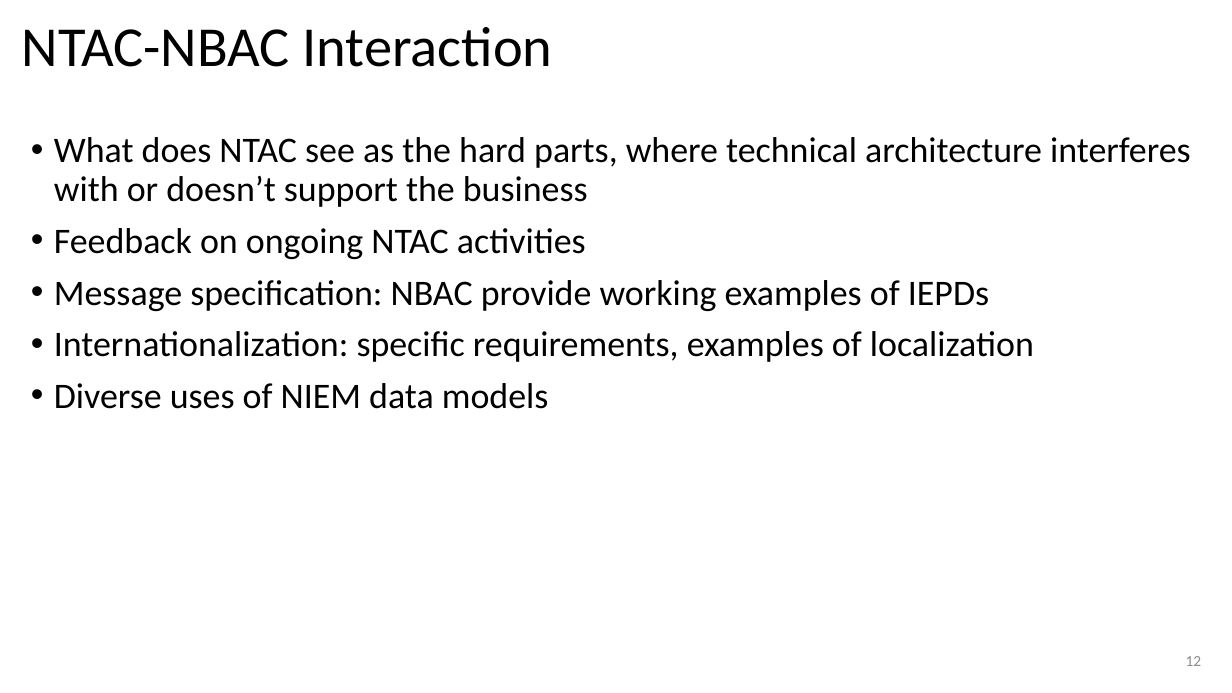
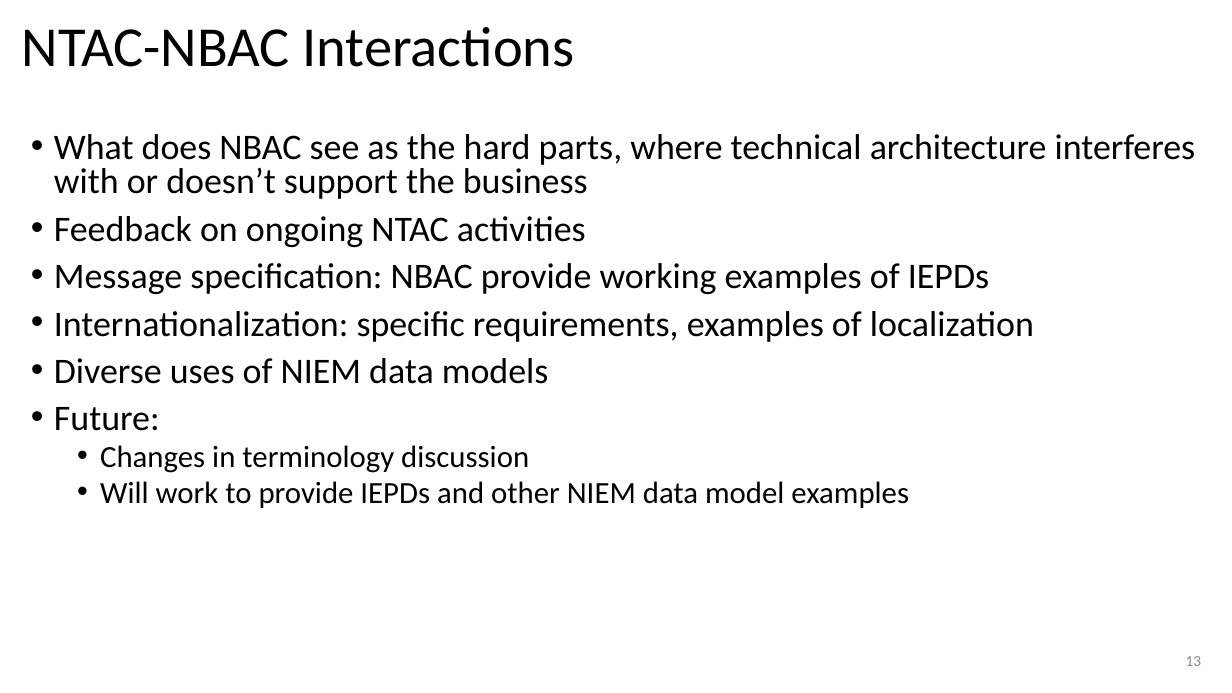
Before and after one commit to NIEM/NTAC, a slide deck: slide 13 of 2020-ntac-annual-meeting/NTAC Outbrief to NBAC.pptx (slide 12 before the commit). Drawn at 1232x693 pixels with LibreOffice and Linux fonts; fonts in the diff are those of the drawing. Boxes give left, top, right and bottom in pixels: in the first picture for what was removed or moved away, otherwise in the second. Text is boxed around its words. In the diff, an @@ line names an element or a change of style, - is before the commit and + after.

Commit message:
Updated version of NTAC outbrief to NBAC to what Mike Hulme sent out most recently.

```diff
--- a/2020-ntac-annual-meeting/NTAC Outbrief to NBAC.pptx
+++ b/2020-ntac-annual-meeting/NTAC Outbrief to NBAC.pptx
@@ title at (22, 27, 575, 67): text changed @@
-NTAC-NBAC Interaction
+NTAC-NBAC Interactions
@@ text at (54, 134, 1196, 199): text changed @@
-• What does NTAC see as the hard parts, where technical architecture interferes with or doesn’t support the business
+• What does NBAC see as the hard parts, where technical architecture interferes with or doesn’t support the business
@@ text at (54, 216, 1034, 384): line spacing 0.9 to 0.8 @@
@@ text at (54, 407, 909, 508): paragraphs added @@
+• Future:
+  • Changes in terminology discussion
+  • Will work to provide IEPDs and other NIEM data model examples
@@ page number at (1186, 656, 1202, 666): text changed @@
-12
+13
```
Also in this commit, not shown: 2 other slides changed, 1 slide added.
